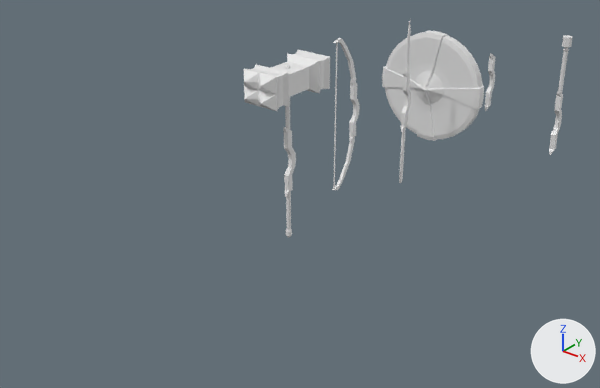
What one commit did to the Blender file handle.blend.
Before and after are seen from a 50 mm lens placed at (47.6, -127.0, 49.1), pointed at (-20.9, -41.3, -4.0). The lights are fixed; the arrows at lower right show +X, +Y and +Z.

Names of what the first picture shows: 'Cylinder', 'Cylinder.001', 'bow', 'hammer', 'shield', 'trident'.
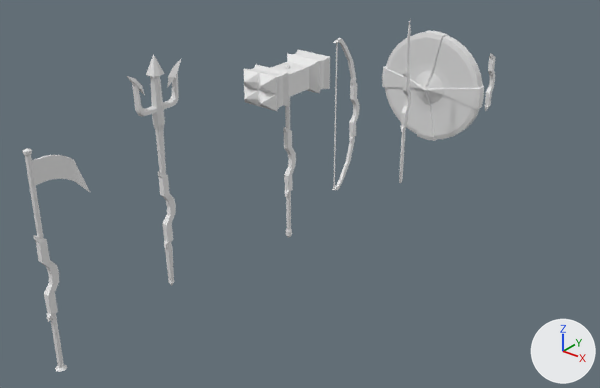
Changed parts and their boxes (x1, y1, x2, y2) in the pictures (600 x 388 px):
'trident', reshaped, moved (267% wider, 258% taller)
    before: (549, 91, 563, 155)
    after: (127, 54, 181, 286)
'scythe', added
    after: (22, 148, 90, 372)
'Cylinder', deleted
    before: (558, 47, 569, 94)
'Cylinder.001', deleted
    before: (562, 35, 573, 47)
part 1 of me_cube_004, added
    after: (154, 56, 181, 174)
part 2 of me_cube_004, added
    after: (127, 54, 165, 175)
part 3 of me_cube_004, added
    after: (165, 243, 175, 286)

What the commit changed:
Material 'Material.008' (mat_material_008) is new.
Its base color is (0.8, 0.8, 0.8) (white #e7e7e7).
me_cube_004 is used by ob_trident; location (0.0, 0.0, 0.0); scale (0.503, 0.503, 0.503).
me_cube_004 had 80 vertices, 72 faces and spanned x -0.7..1.1, y -1.5..2.8, z -11.3..11.0.
me_cube_004 now has 353 vertices, 320 faces and spans x -1.9..2.1, y -8.9..8.8, z -23.7..41.2.
me_cube_004 part 1: a new loose piece of 116 vertices spanning x -1.9..2.1, y -0.1..8.8, z 9.3..41.2, in mat_material_007 (its picture is missing).
me_cube_004 part 2: a new loose piece of 116 vertices spanning x -1.9..2.1, y -8.9..-0.1, z 9.3..41.2, in mat_material_007 (its picture is missing).
me_cube_004 part 3: a new loose piece of 41 vertices spanning x -0.8..1.2, y -1.2..0.8, z -23.7..-9.5, in mat_material_007 (its picture is missing).
Mesh me_cube_005 is new.
It has 237 vertices, 228 faces and spans x -1.2..1.7, y -1.5..14.6, z -26.1..31.0.
It uses material mat_material_008 (its picture is missing).
Object 'trident' (ob_trident) moves from (0.0, 0.0, 0.0) to (-26.9, -62.0, 0.0).
Object 'Cylinder' (ob_cylinder) is deleted.
Object 'Cylinder.001' (ob_cylinder_001) is deleted.
Object 'scythe' (ob_scythe) is new; it shows me_cube_005.
Its location is (-24.8, -82.1, 0.0).
Its scale is (0.503, 0.503, 0.503).
